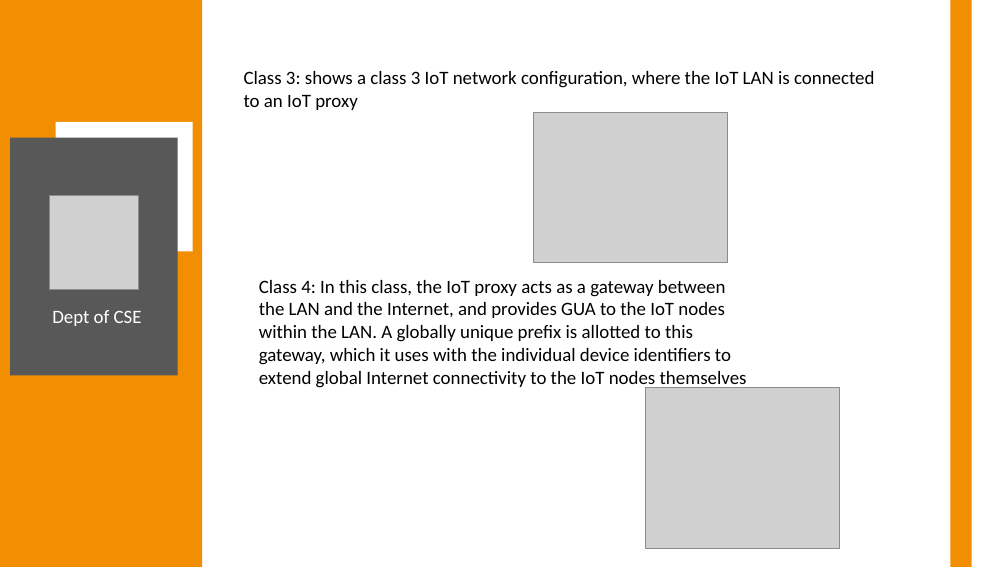
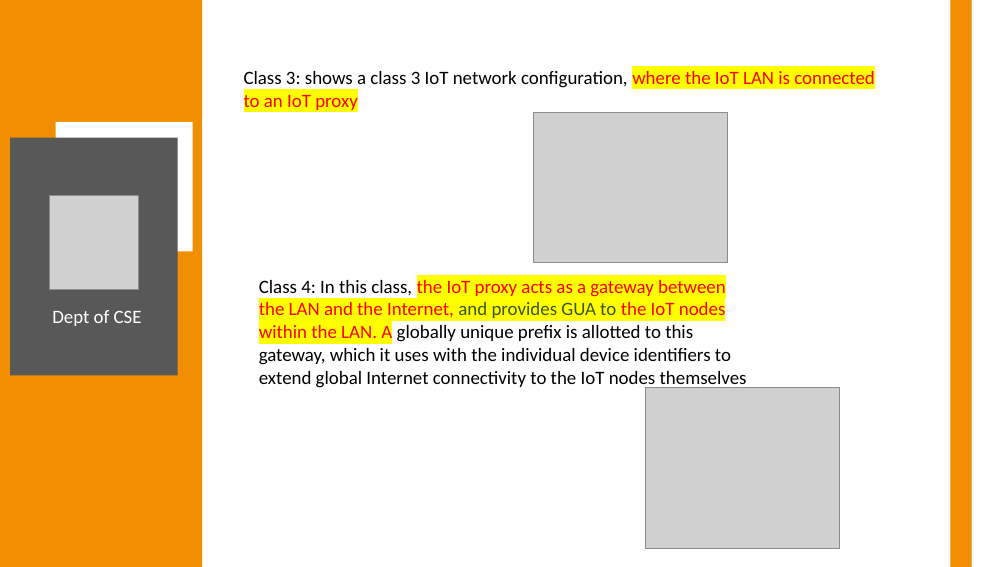
Before and after one commit to Anish202020/7th-Semester, a slide deck: slide 21 of 21 Schema Notes/Internet of Things/Module 1/Module1 PPT.pptx. Drawn at 1008x567 pixels with LibreOffice and Linux fonts; fonts in the diff are those of the drawing; grey boxes stand for pictures. Boxes give left, top, right and bottom in pixels: in the first picture for what was removed or moved away, otherwise in the second. Text is boxed around its words. In the diff, an @@ line names an element or a change of style, - is before the commit and + after.

```diff
--- a/21 Schema Notes/Internet of Things/Module 1/Module1 PPT.pptx
+++ b/21 Schema Notes/Internet of Things/Module 1/Module1 PPT.pptx
@@ text "Class 3: shows a class ..." at [244,71,874,110]: text colour #000000 to #FF0000, highlight none to #FFFF00 in "where the IoT LAN is connected to ..." @@
@@ text "Class 4: In this class, ..." at [259,280,747,389]: text colour #000000 to #FF0000, highlight none to #FFFF00 in "the IoT proxy acts as a gateway ..."; text colour #000000 to #385723 in "and provides GUA to" @@
```
Also in this commit, not shown: 10 other slides changed, 5 other files.
